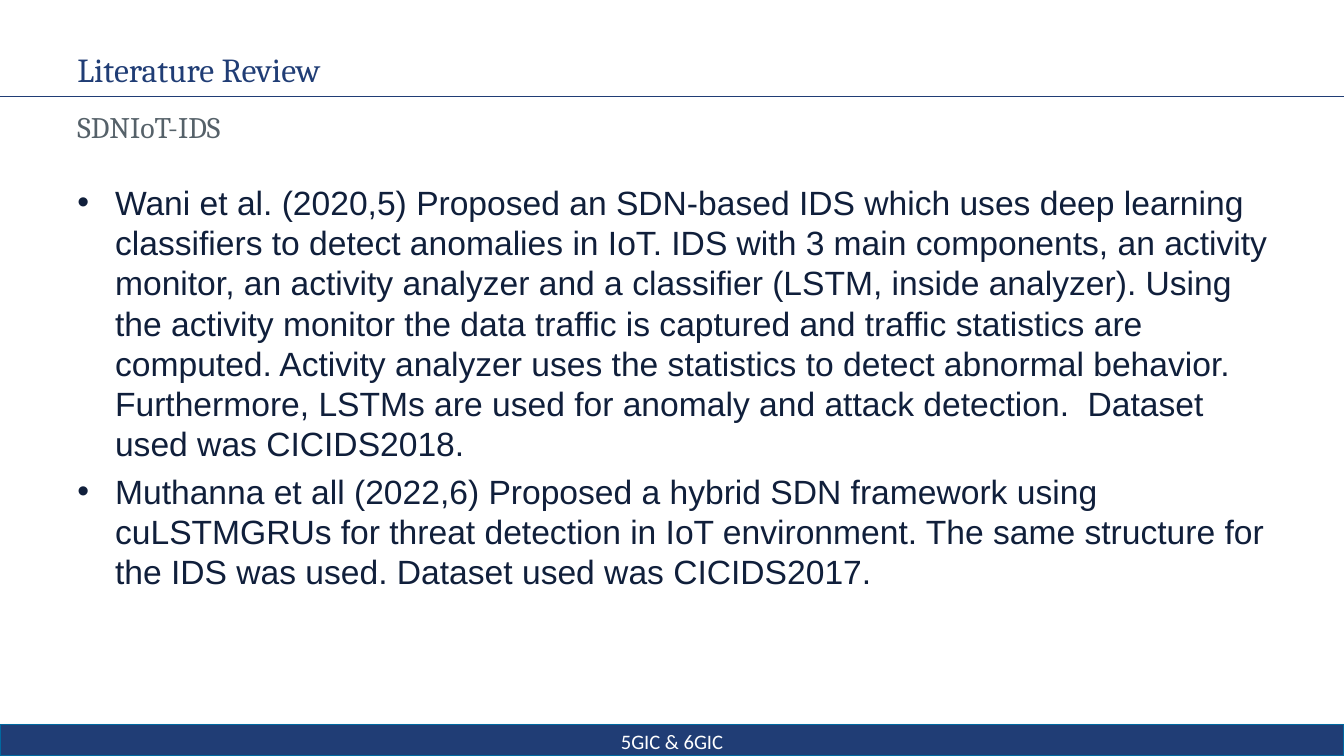
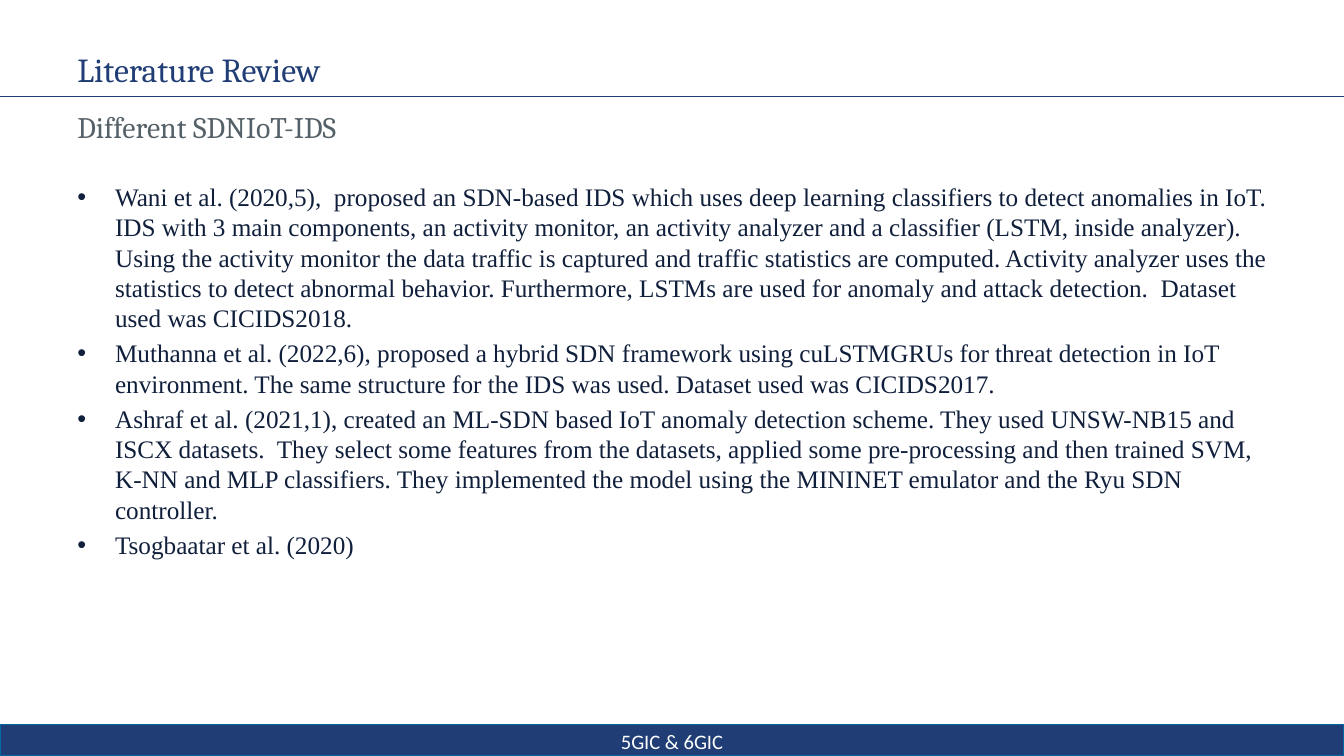
Before and after one commit to sotirischatzimiltis/SDN_IDS, a slide deck: slide 6 of Papers/SDN_IoT_Presentation.pptx. Drawn at 1344x756 pixels with LibreOffice and Linux fonts; fonts in the diff are those of the drawing; background and template pictures are left out. Boxes give left, top, right and bottom in pixels: in the first picture for what was removed or moved away, otherwise in the second. Text is boxed around its words. In the diff, an @@ line names an element or a change of style, - is before the commit and + after.

```diff
--- a/Papers/SDN_IoT_Presentation.pptx
+++ b/Papers/SDN_IoT_Presentation.pptx
@@ text at box(77, 117, 336, 139): text changed @@
-SDNIoT-IDS
+Different SDNIoT-IDS
@@ text at box(115, 188, 1266, 560): text changed; size 24 to 18 pt; font Arial to Times New Roman @@
-• Wani et al. (2020,5) Proposed an SDN-based IDS which uses deep learning classifiers to detect anomalies in IoT. IDS with 3 main components, an activity monitor, an activity analyzer and a classifier (LSTM, inside analyzer). Using the activity monitor the data traffic is captured and traffic statistics are computed. Activity analyzer uses the statistics to detect abnormal behavior. Furthermore, LSTMs are used for anomaly and attack detection. Dataset used was CICIDS2018.
-• Muthanna et all (2022,6) Proposed a hybrid SDN framework using cuLSTMGRUs for threat detection in IoT environment. The same structure for the IDS was used. Dataset used was CICIDS2017.
+• Wani et al. (2020,5), proposed an SDN-based IDS which uses deep learning classifiers to detect anomalies in IoT. IDS with 3 main components, an activity monitor, an activity analyzer and a classifier (LSTM, inside analyzer). Using the activity monitor the data traffic is captured and traffic statistics are computed. Activity analyzer uses the statistics to detect abnormal behavior. Furthermore, LSTMs are used for anomaly and attack detection. Dataset used was CICIDS2018.
+• Muthanna et al. (2022,6), proposed a hybrid SDN framework using cuLSTMGRUs for threat detection in IoT environment. The same structure for the IDS was used. Dataset used was CICIDS2017.
+• Ashraf et al. (2021,1), created an ML-SDN based IoT anomaly detection scheme. They used UNSW-NB15 and ISCX datasets. They select some features from the datasets, applied some pre-processing and then trained SVM, K-NN and MLP classifiers. They implemented the model using the MININET emulator and the Ryu SDN controller.
+• Tsogbaatar et al. (2020)
```
Also in this commit, not shown: 4 other slides changed, 2 slides added.
